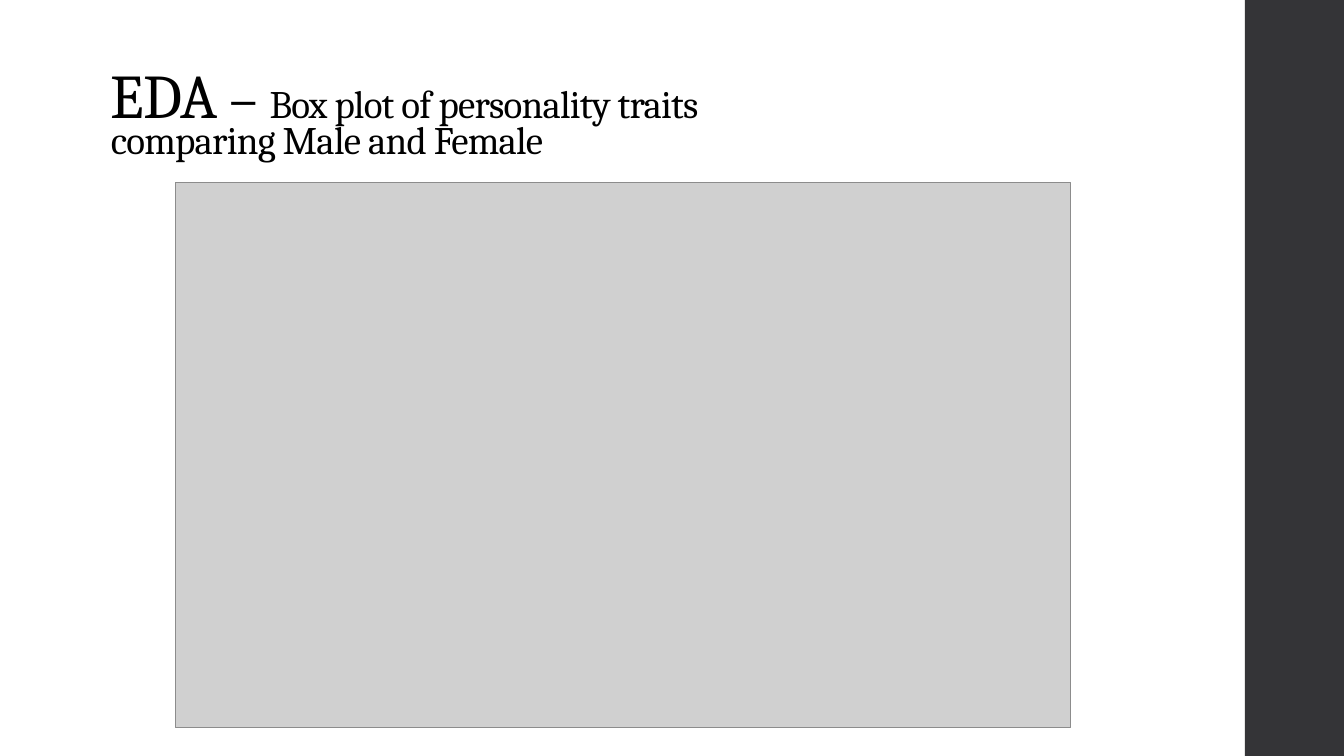
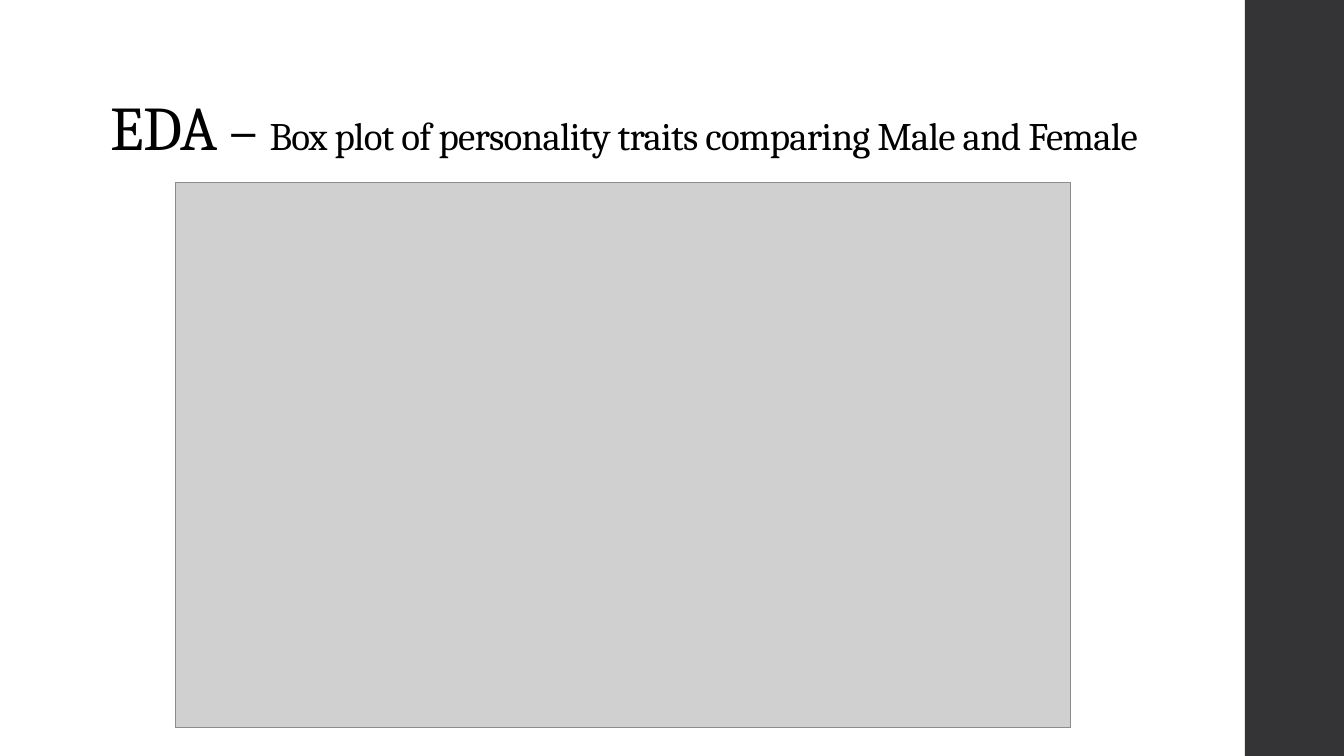
Before and after one commit to efratkohen/Big_five, a slide deck: slide 7 of Classification of the gender of Big five survey.pptx. Drawn at 1344x756 pixels with LibreOffice and Linux fonts; fonts in the diff are those of the drawing; grey boxes stand for pictures. Boxes give left, top, right and bottom in pixels: in the first picture for what was removed or moved away, otherwise in the second. Text is boxed around its words. In the diff, an @@ line names an element or a change of style, - is before the commit and + after.

```diff
--- a/Classification of the gender of Big five survey.pptx
+++ b/Classification of the gender of Big five survey.pptx
@@ text at bbox=[111, 108, 1137, 159]: text changed @@
-EDA – Box plot of personality traits
-comparing Male and Female
+EDA – Box plot of personality traits comparing Male and Female
```
Also in this commit, not shown: 12 other slides changed.
